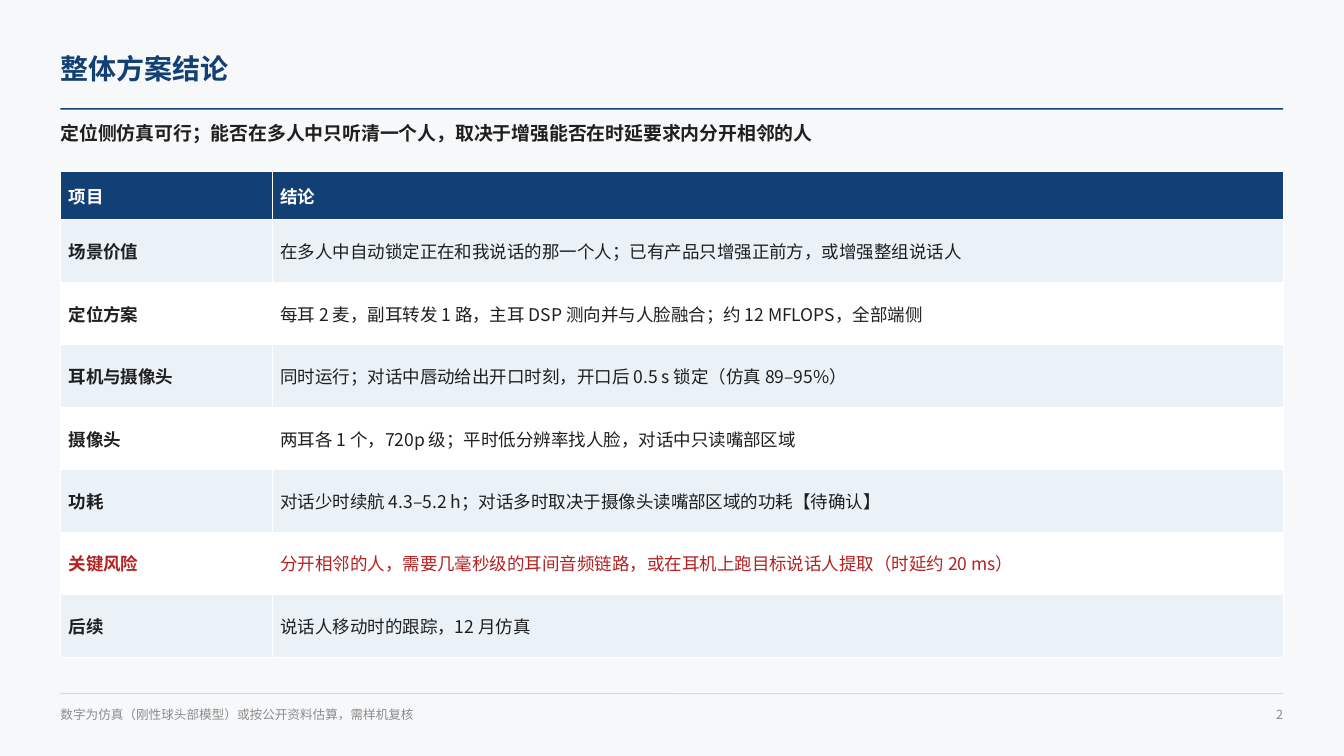
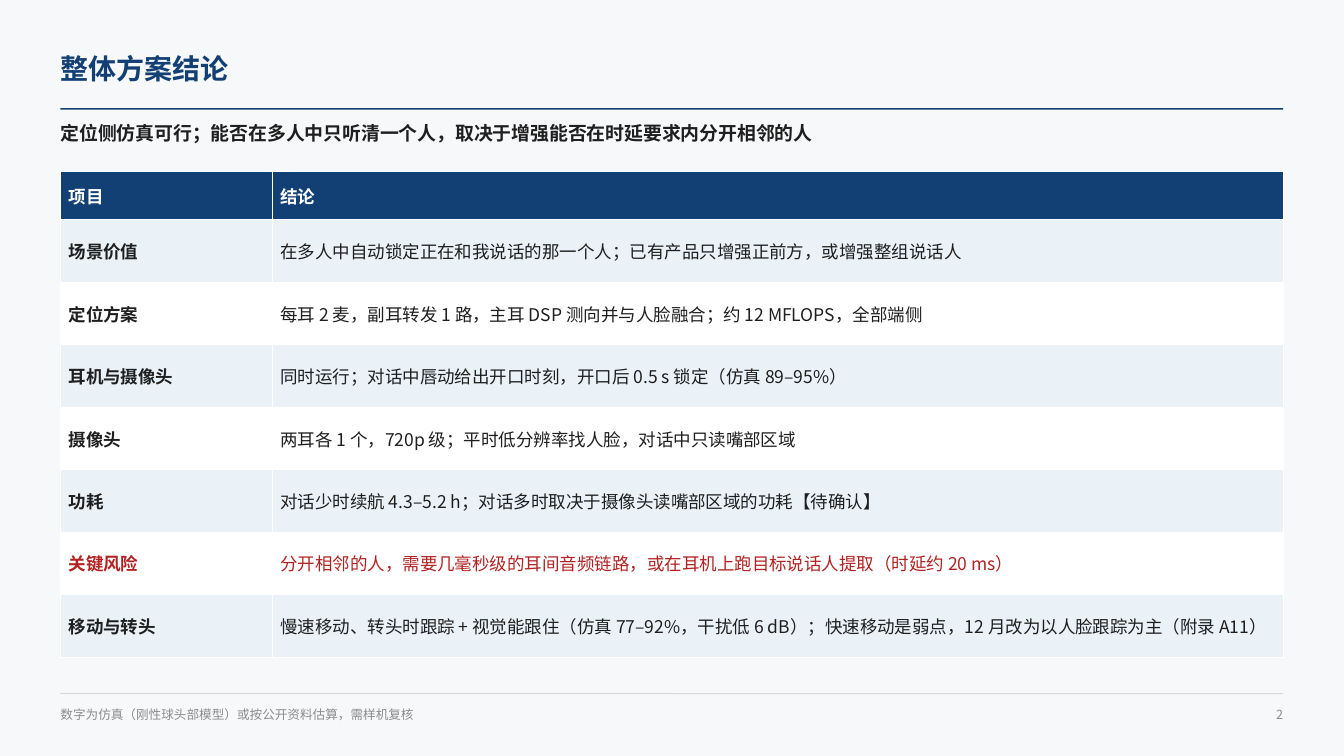
Before and after one commit to ZeroFoxxi/ssl-scene1, a slide deck: slide 2 of 02_耳机声源定位/耳机摄像头听觉辅助_整体设计方案.pptx. Drawn at 1344x756 pixels with LibreOffice and Linux fonts; fonts in the diff are those of the drawing. Boxes give left, top, right and bottom in pixels: in the first picture for what was removed or moved away, otherwise in the second. Text is boxed around its words. In the diff, an @@ line names an element or a change of style, - is before the commit and + after.

```diff
--- a/02_耳机声源定位/耳机摄像头听觉辅助_整体设计方案.pptx
+++ b/02_耳机声源定位/耳机摄像头听觉辅助_整体设计方案.pptx
@@ table at <box>60,171,1284,640</box> @@
-row 8, column 1: 后续
+row 8, column 1: 移动与转头
-row 8, column 2: 说话人移动时的跟踪，12 月仿真
+row 8, column 2: 慢速移动、转头时跟踪 + 视觉能跟住（仿真 77–92%，干扰低 6 dB）；快速移动是弱点，12 月改为以人脸跟踪为主（附录 A11）
```
Also in this commit, not shown: 1 slide added, 6 other files.
